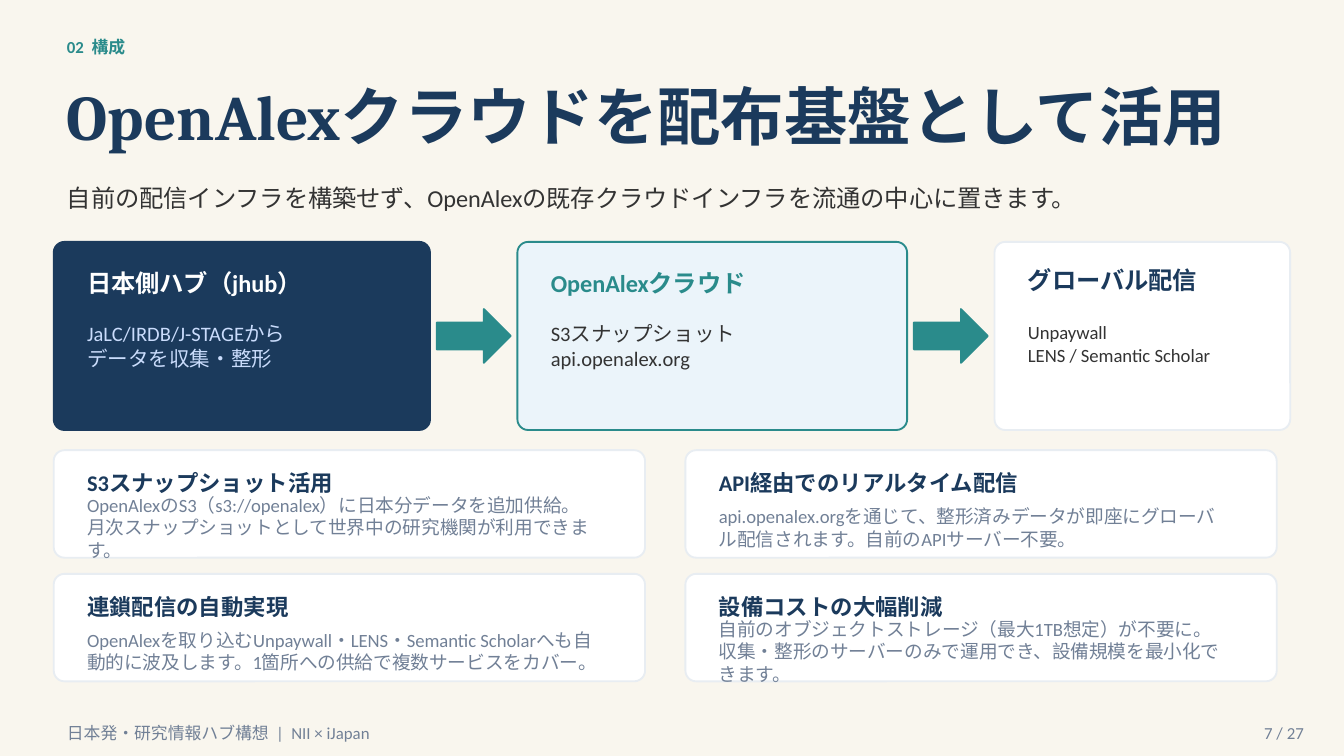
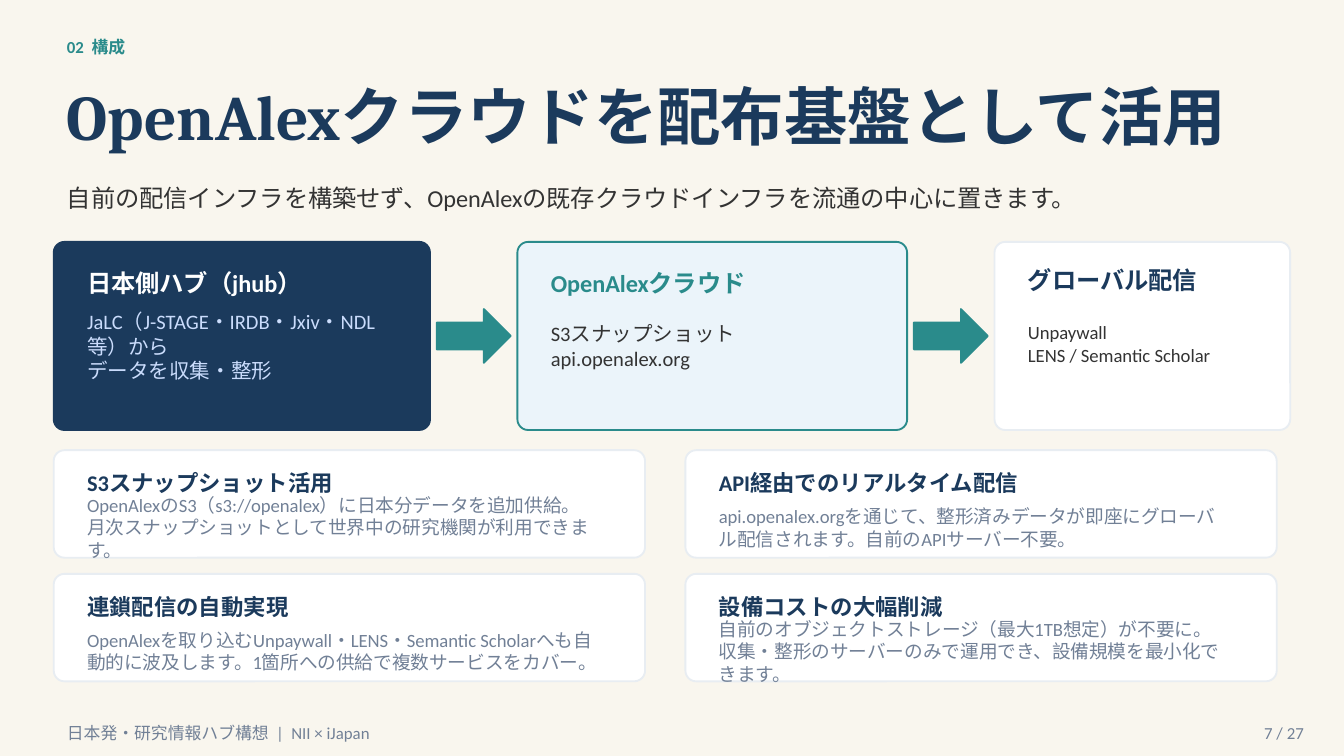
Before and after one commit to KKasama/Japanese_Data_HUB, a slide deck: slide 7 of NII_提案資料_v12.pptx. Drawn at 1344x756 pixels with LibreOffice and Linux fonts; fonts in the diff are those of the drawing. Boxes give left, top, right and bottom in pixels: in the first picture for what was removed or moved away, otherwise in the second. Text is boxed around its words. In the diff, an @@ line names an element or a change of style, - is before the commit and + after.

Commit message:
fix: all data sources (J-STAGE, IRDB, Jxiv, NDL) are JaLC sub-sources
- dashboard.html: section label → JaLC Sub-sources — Priority Harvest Targets
- Added JaLC single-endpoint banner (OAI-PMH URL)
- All 5 source cards now labeled with JaLC operator
- v12 PPTX slide 4: single JaLC source box listing 5 sub-sources by site_id
- v12 PPTX slide 5: JaLC as single API source
- v12 PPTX slide 6: unified JaLC view replacing JaLC/IRDB overlap diagram
- v12 PPTX slide 7: JaLC（J-STAGE・IRDB・Jxiv・NDL等）
- docs/index.html synced

```diff
--- a/NII_提案資料_v12.pptx
+++ b/NII_提案資料_v12.pptx
@@ text at <box>87,312,375,356</box>: text changed @@
-JaLC/IRDB/J-STAGEから
+JaLC（J-STAGE・IRDB・Jxiv・NDL等）から
```
Also in this commit, not shown: 2 other slides changed, 1 slide added, 1 slide removed, 8 other files.
